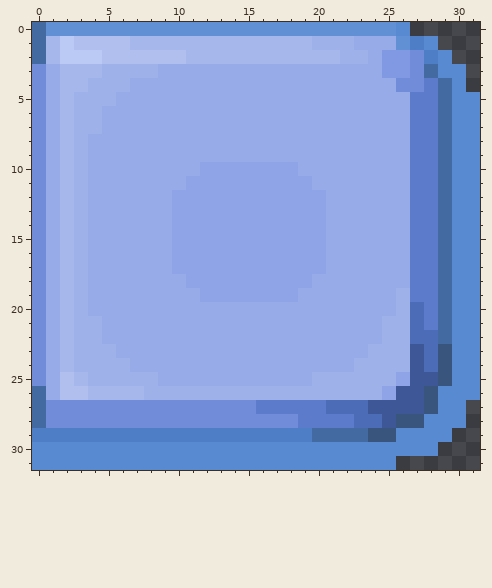
Pixel-art sprite: textures/base/pack/gui/gui_button_right_hovered.x2.png. Above: the version before the commit.
The file is 96x96 pixels, drawn in blocks of 3x3; one block is one cell here. Colours within 5 levels of each other are drawn and written as one.
The same view after the edit:
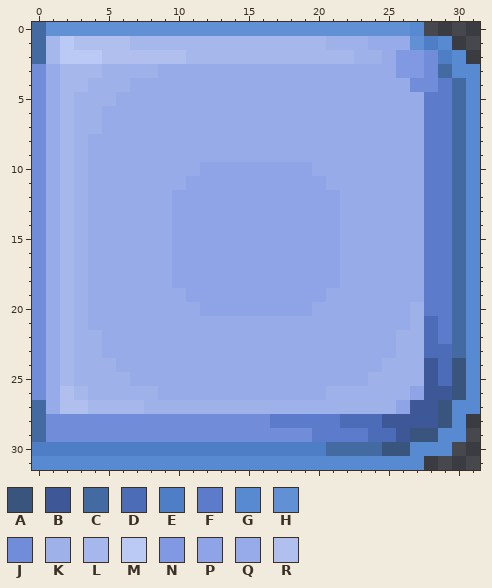
Palette (. is transparent): A #3a557d  B #3d5797  C #446aa2  D #4d6cb8  E #4d7ec6  F #5c7ccb  G #588ad2  H #6190d5  J #718dda  K #9eb1e9  L #a5b7eb  M #bbcaf4  N #8199e2  P #8ea4e6  Q #97abe8  R #b0bfee
The exact change:
@@ x 0..31 @@
- 0 CHHHHHHHHHHHHHHHHHHHHHHHHHG.....
- 1 CLMRRRRLLLLLLLLLLLLLKKKQQQHEG...
- 2 CLMMMRRRRRRLLLLLLLLLLLKKQNNJEG..
- 3 JQLLLKKKKQQQQQQQQQQQQQQQQNNJCGG.
- 4 JQLLKKKQQQQQQQQQQQQQQQQQQQJJFCG.
- 5 JQLKKKQQQQQQQQQQQQQQQQQQQQQFFCGG
- 6 JQLKKQQQQQQQQQQQQQQQQQQQQQQFFCGG
- 7 JQLKKQQQQQQQQQQQQQQQQQQQQQQFFCGG
- 8 JQLKQQQQQQQQQQQQQQQQQQQQQQQFFCGG
- 9 JQLKQQQQQQQQQQQQQQQQQQQQQQQFFCGG
-10 JQLKQQQQQQQQPPPPPPPQQQQQQQQFFCGG
-11 JQLKQQQQQQQPPPPPPPPPQQQQQQQFFCGG
-12 JQLKQQQQQQPPPPPPPPPPPQQQQQQFFCGG
-13 JQLKQQQQQQPPPPPPPPPPPQQQQQQFFCGG
-14 JQLKQQQQQQPPPPPPPPPPPQQQQQQFFCGG
-15 JQLKQQQQQQPPPPPPPPPPPQQQQQQFFCGG
-16 JQLKQQQQQQPPPPPPPPPPPQQQQQQFFCGG
-17 JQLKQQQQQQPPPPPPPPPPPQQQQQQFFCGG
-18 JQLKQQQQQQQPPPPPPPPPQQQQQQQFFCGG
-19 JQLKQQQQQQQQPPPPPPPQQQQQQQKFFCGG
-20 JQLKQQQQQQQQQQQQQQQQQQQQQQKDFCGG
-21 JQLKKQQQQQQQQQQQQQQQQQQQQKKDFCGG
-22 JQLKKQQQQQQQQQQQQQQQQQQQQKKDDCGG
-23 JQLKKKQQQQQQQQQQQQQQQQQQKKKBDAGG
-24 JQLKKKKQQQQQQQQQQQQQQQQKKKKBDAGG
-25 JQRLKKKKKQQQQQQQQQQQKKKKKKPBBAGG
-26 CQRRLLLLKKKKKKKKKKKKKKKKKPBBAGGG
-27 CJJJJJJJJJJJJJJJFFFFFDDDBBBBAGG.
-28 CJJJJJJJJJJJJJJJJJJFFFFDDBAAGGG.
-29 EEEEEEEEEEEEEEEEEEEECCCCAAGGGG..
-30 GGGGGGGGGGGGGGGGGGGGGGGGGGGGG...
-31 GGGGGGGGGGGGGGGGGGGGGGGGGG......
+ 0 CHHHHHHHHHHHHHHHHHHHHHHHHHHG....
+ 1 CLMRRRRLLLLLLLLLLLLLLKKKQQQHEG..
+ 2 CLMMMRRRRRRLLLLLLLLLLLLKKQNNJEG.
+ 3 JQLLLKKKKQQQQQQQQQQQQQQQQQNNJCGG
+ 4 JQLLKKKQQQQQQQQQQQQQQQQQQQQJJFCG
+ 5 JQLKKKQQQQQQQQQQQQQQQQQQQQQQFFCG
+ 6 JQLKKQQQQQQQQQQQQQQQQQQQQQQQFFCG
+ 7 JQLKKQQQQQQQQQQQQQQQQQQQQQQQFFCG
+ 8 JQLKQQQQQQQQQQQQQQQQQQQQQQQQFFCG
+ 9 JQLKQQQQQQQQQQQQQQQQQQQQQQQQFFCG
+10 JQLKQQQQQQQQPPPPPPPPQQQQQQQQFFCG
+11 JQLKQQQQQQQPPPPPPPPPPQQQQQQQFFCG
+12 JQLKQQQQQQPPPPPPPPPPPPQQQQQQFFCG
+13 JQLKQQQQQQPPPPPPPPPPPPQQQQQQFFCG
+14 JQLKQQQQQQPPPPPPPPPPPPQQQQQQFFCG
+15 JQLKQQQQQQPPPPPPPPPPPPQQQQQQFFCG
+16 JQLKQQQQQQPPPPPPPPPPPPQQQQQQFFCG
+17 JQLKQQQQQQPPPPPPPPPPPPQQQQQQFFCG
+18 JQLKQQQQQQPPPPPPPPPPPPQQQQQQFFCG
+19 JQLKQQQQQQQPPPPPPPPPPQQQQQQQFFCG
+20 JQLKQQQQQQQQPPPPPPPPQQQQQQQKFFCG
+21 JQLKQQQQQQQQQQQQQQQQQQQQQQQKDFCG
+22 JQLKKQQQQQQQQQQQQQQQQQQQQQKKDFCG
+23 JQLKKQQQQQQQQQQQQQQQQQQQQQKKDDCG
+24 JQLKKKQQQQQQQQQQQQQQQQQQQKKKBDAG
+25 JQLKKKKQQQQQQQQQQQQQQQQQKKKKBDAG
+26 JQRLKKKKKQQQQQQQQQQQQKKKKKKPBBAG
+27 CQRRLLLLKKKKKKKKKKKKKKKKKKPBBAGG
+28 CJJJJJJJJJJJJJJJJFFFFFDDDBBBBAG.
+29 CJJJJJJJJJJJJJJJJJJJFFFFDDBAAGG.
+30 EEEEEEEEEEEEEEEEEEEEECCCCAAGGG..
+31 GGGGGGGGGGGGGGGGGGGGGGGGGGGG....
Changed places in both pictures, as pixel boxes (x1, y1, x2, y2):
changed: (32, 22, 480, 470)
